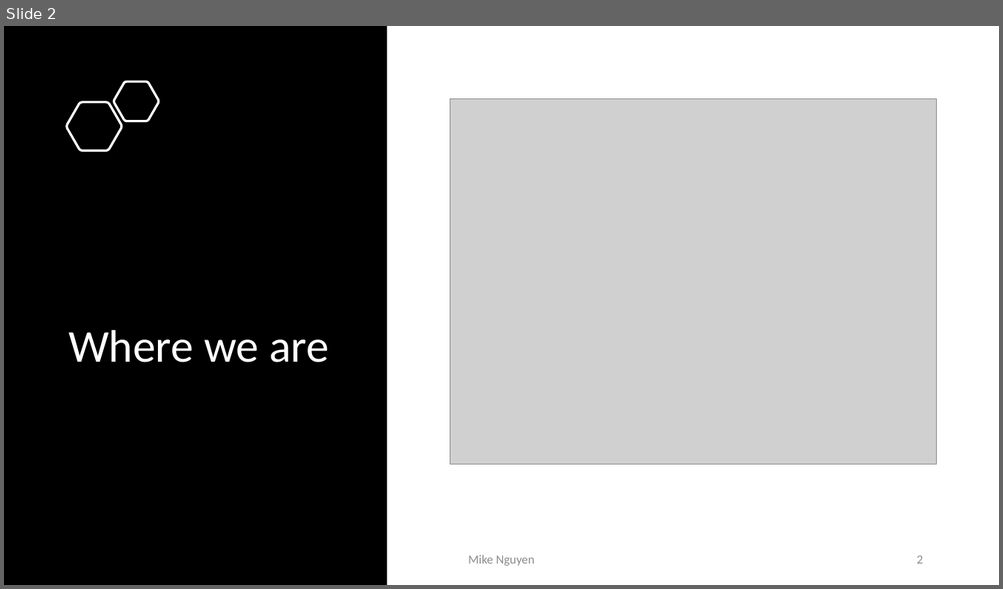
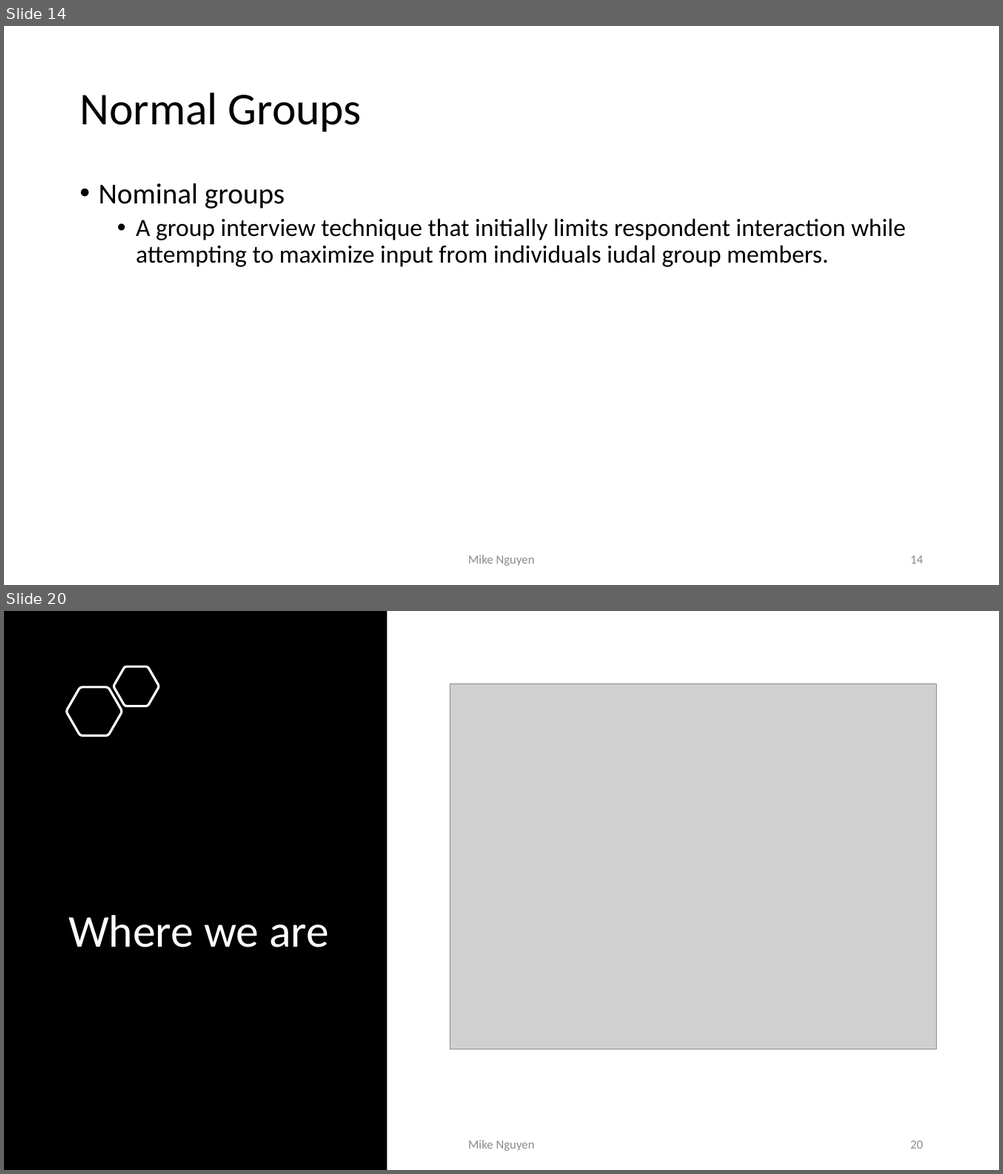
Before and after one commit to mikenguyen13/mar4050, a slide deck: lectures/2/Unit4_Research Design.pptx. Shown one above the other, each under a label of ours: slide 2 before the commit, slides 14 and 20 after it; the slides between them are not shown. The pictures are 1003x589 and 1003x1174 pixels, drawn with LibreOffice and Linux fonts; fonts in the diff are those of the drawing; grey boxes stand for pictures. Boxes give left, top, right and bottom in pixels: in the first picture for what was removed or moved away, otherwise in the second. Text is boxed around its words. In the diff, an @@ line names an element or a change of style, - is before the commit and + after.

```diff
--- a/lectures/2/Unit4_Research Design.pptx
+++ b/lectures/2/Unit4_Research Design.pptx
@@ slide 14 added at (x1=4, y1=26, x2=999, y2=585), background #FFFFFF @@
@@ title added at (x1=79, y1=93, x2=361, y2=132), 44 pt, text #000000 @@
+Normal Groups
@@ text added at (x1=99, y1=183, x2=905, y2=267), 24 pt, text #000000 @@
+• Nominal groups
+  • A group interview technique that initially limits respondent interaction while attempting to maximize input from individuals iudal group members.
@@ text added at (x1=468, y1=555, x2=535, y2=566), 12 pt, text #8C8C8C @@
+Mike Nguyen
@@ page number added at (x1=910, y1=556, x2=922, y2=564), 12 pt, text #8C8C8C @@
+14
@@ what was slide 2 is now slide 20 @@
@@ page number at (x1=910, y1=1141, x2=922, y2=1149): text changed @@
-2
+20
```
Also in this commit, not shown: 17 other slides added, 9 other files.
